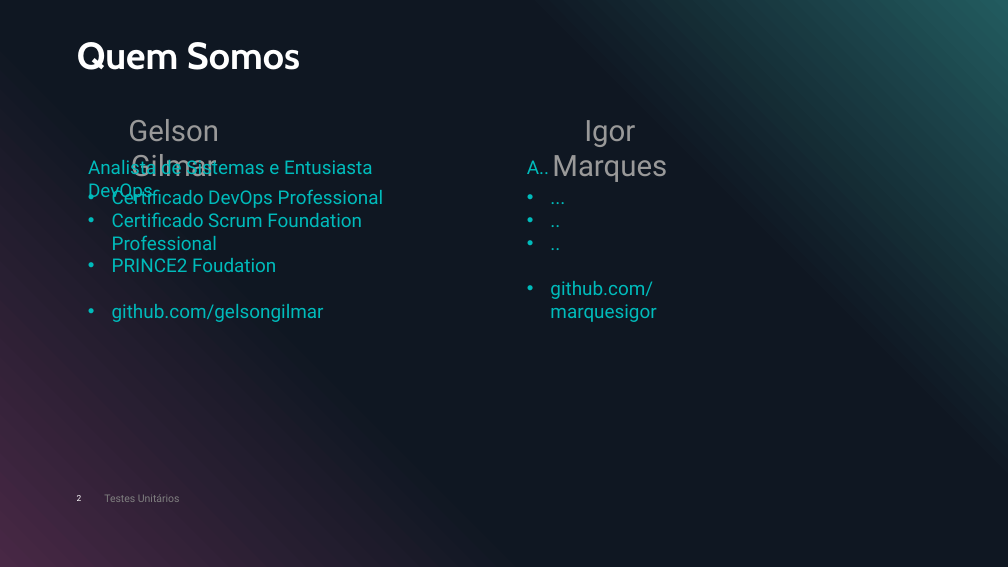
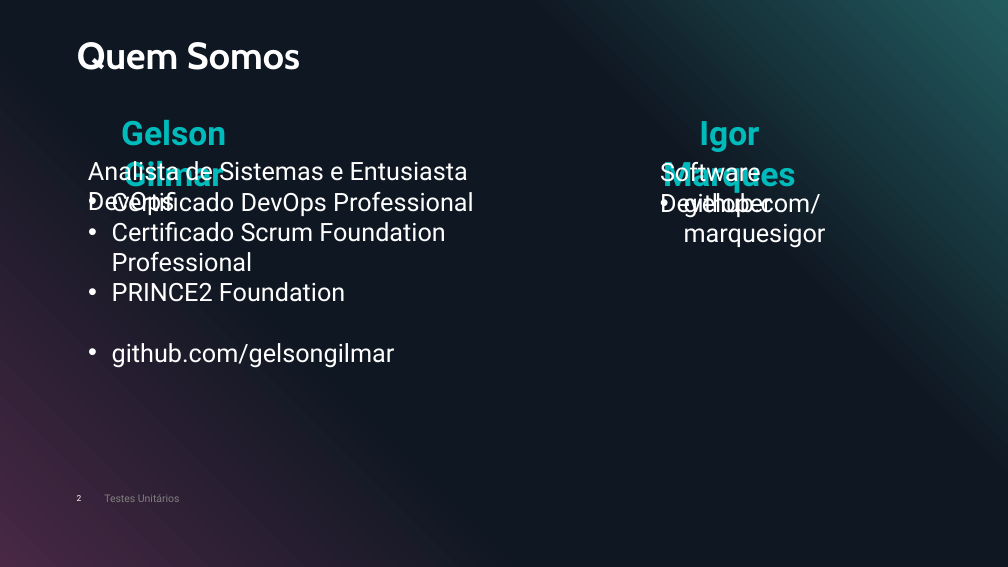
Before and after one commit to gelsongilmar/palestras, a slide deck: slide 2 of Teste Unitário/Porque criar testes unitários.pptx. Drawn at 1008x567 pixels with LibreOffice and Linux fonts; fonts in the diff are those of the drawing. Boxes give left, top, right and bottom in pixels: in the first picture for what was removed or moved away, otherwise in the second. Text is boxed around its words. In the diff, an @@ line names an element or a change of style, - is before the commit and + after.

```diff
--- a/Teste Unitário/Porque criar testes unitários.pptx
+++ b/Teste Unitário/Porque criar testes unitários.pptx
@@ text "Gelson Gilmar": place and size @@
-text "Gelson Gilmar" at [128, 119, 219, 176]
+text "Gelson Gilmar" at [121, 120, 226, 194]
@@ text "Gelson Gilmar" at [121, 120, 226, 194]: size 28 to 32 pt, text colour #999999 to #00BBBB, bold on @@
@@ text "Igor Marques" at [663, 121, 796, 194]: size 28 to 32 pt, text colour #999999 to #00BBBB, bold on @@
@@ text "Igor Marques": place and size @@
-text "Igor Marques" at [552, 120, 667, 182]
+text "Igor Marques" at [663, 121, 796, 194]
@@ text "Analista de Sistemas e Entusiasta ..." at [88, 157, 468, 215]: size 18 to 24 pt, text colour #00BBBB to #FFFFFF @@
@@ text removed at [527, 160, 549, 174] @@
-A...
@@ text added at [660, 159, 772, 218], 24 pt, text #FFFFFF @@
+Software Developer
@@ text at [112, 192, 474, 368]: size 18 to 24 pt, text colour #00BBBB to #FFFFFF in "Certificado DevOps Professional", "Certificado Scrum Foundation Professional", "github.com/gelsongilmar" @@
@@ text "github.com/marquesigor" at [684, 189, 826, 248]: size 18 to 24 pt, text colour #00BBBB to #FFFFFF @@
@@ text at [684, 189, 826, 248]: paragraphs removed @@
-• ...
-• ..
-• ..
@@ text "github.com/marquesigor": place and size @@
-text "github.com/marquesigor" at [550, 281, 656, 322]
+text "github.com/marquesigor" at [684, 189, 826, 248]
@@ text at [112, 282, 345, 302]: text changed; size 18 to 24 pt; text colour #00BBBB to #FFFFFF @@
-• PRINCE2 Foudation
+• PRINCE2 Foundation
```
Also in this commit, not shown: 6 other slides changed.
